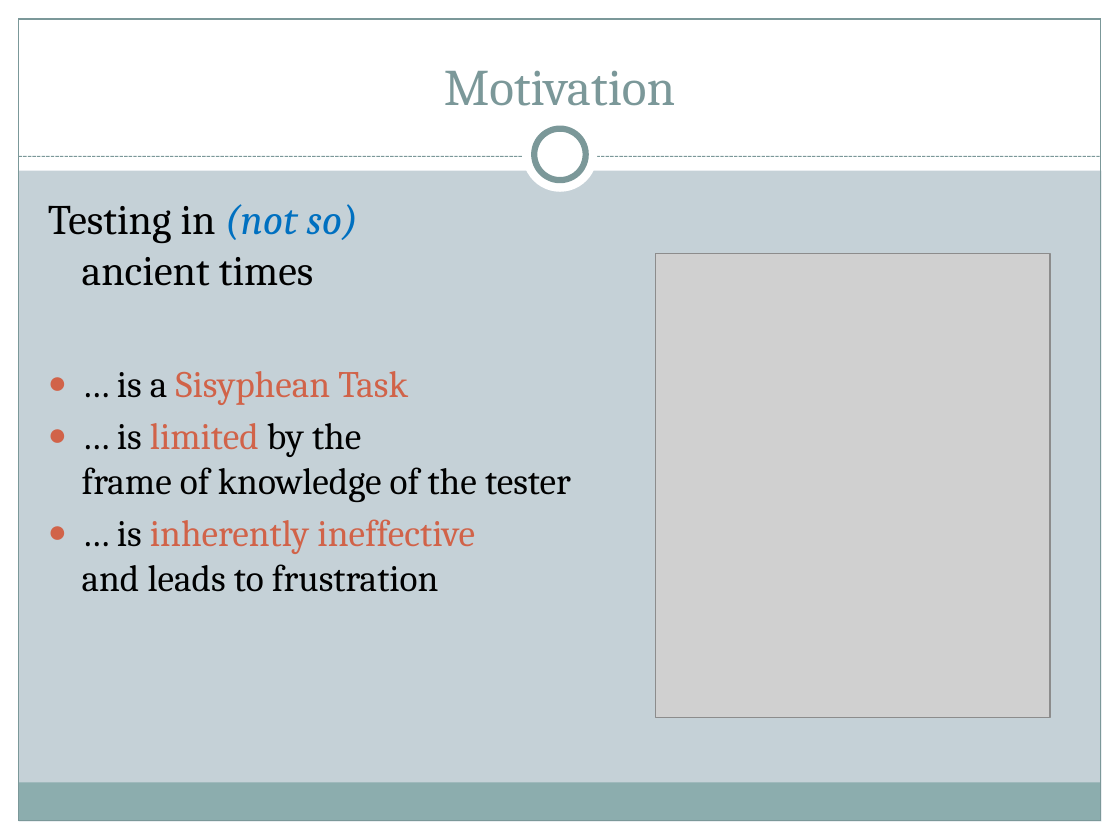
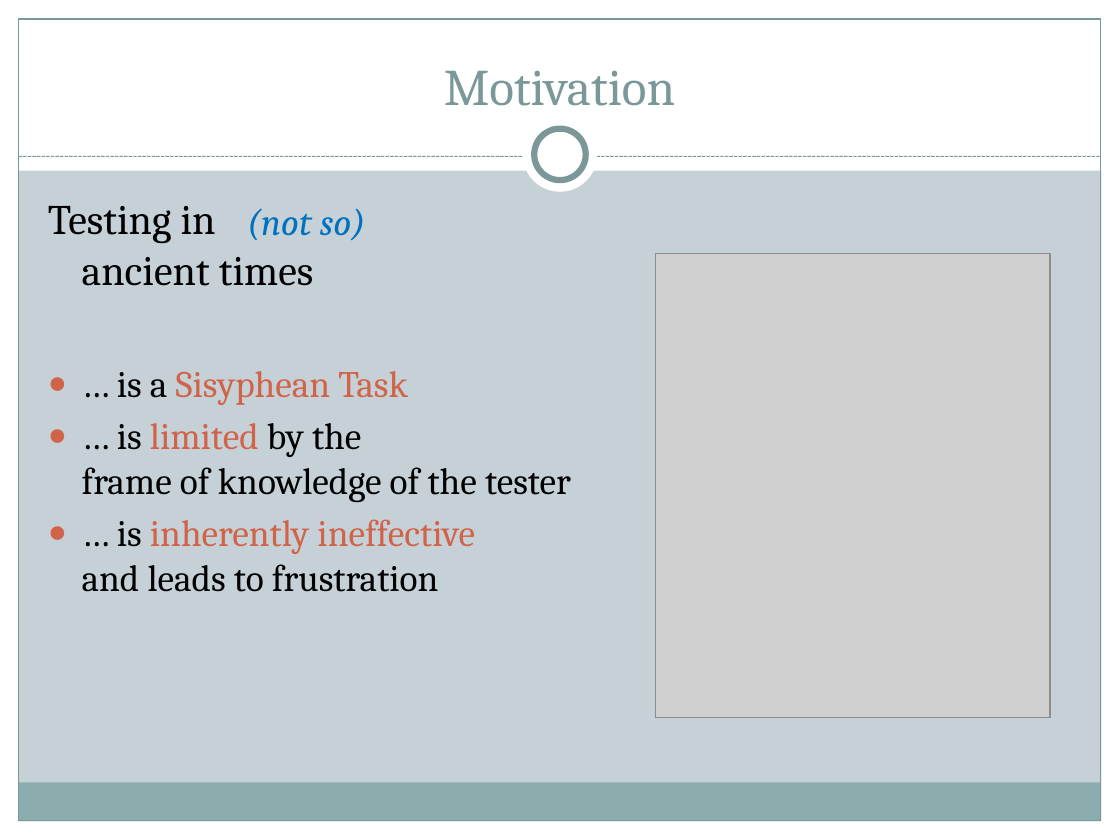
Before and after one commit to ryppl/boost-history, a slide deck: slide 6 of itl/libs/validate/doc/boostcon2010/BoostAlabaster.pptx (slide 5 before the commit). Drawn at 1120x840 pixels with LibreOffice and Linux fonts; fonts in the diff are those of the drawing; grey boxes stand for pictures. Boxes give left, top, right and bottom in pixels: in the first picture for what was removed or moved away, otherwise in the second. Text is boxed around its words. In the diff, an @@ line names an element or a change of style, - is before the commit and + after.

```diff
--- a/itl/libs/validate/doc/boostcon2010/BoostAlabaster.pptx
+++ b/itl/libs/validate/doc/boostcon2010/BoostAlabaster.pptx
@@ text at bbox=[48, 206, 313, 286]: text changed @@
-Testing in (not so)
-ancient times
+Testing in
+ancient times
@@ text added at bbox=[247, 208, 365, 240], 24 pt, text #0070C0, italic @@
+(not so)
```
Also in this commit, not shown: 20 other slides changed, 17 slides added, 39 other files.
